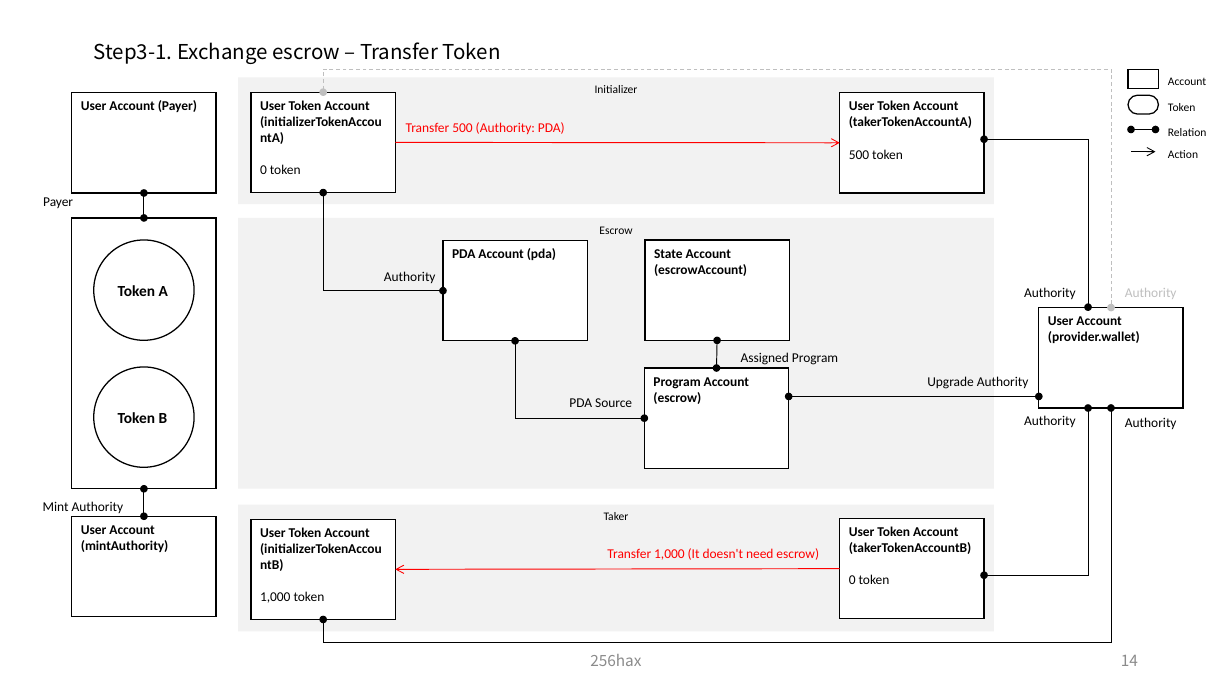
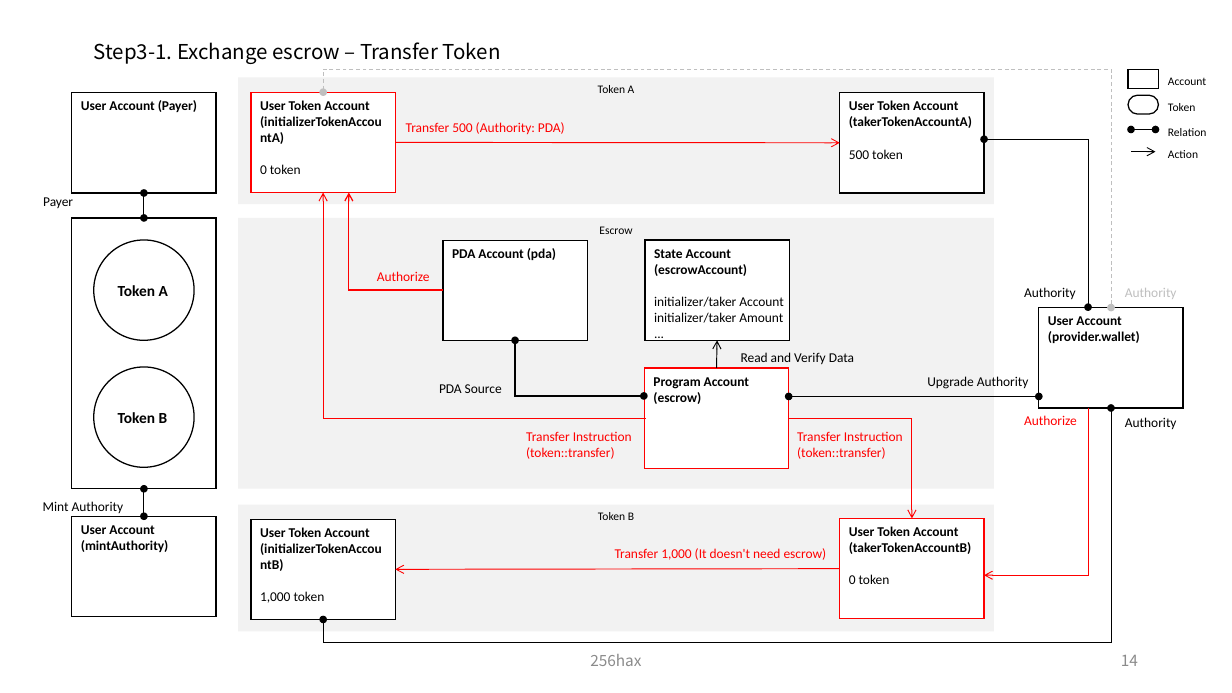
Before and after one commit to SmartGru25/Solana-React-Minimal, a slide deck: slide 15 of docs/Solana_Blockchain_Outline_Figure.pptx. Drawn at 1232x693 pixels with LibreOffice and Linux fonts; fonts in the diff are those of the drawing. Boxes give left, top, right and bottom in pixels: in the first picture for what was removed or moved away, otherwise in the second. Text is boxed around its words. In the diff, an @@ line names an element or a change of style, - is before the commit and + after.

Commit message:
docs: formatting escrow

```diff
--- a/docs/Solana_Blockchain_Outline_Figure.pptx
+++ b/docs/Solana_Blockchain_Outline_Figure.pptx
@@ text in rectangle at (x1=598, y1=85, x2=635, y2=93): text changed @@
-Initializer
+Token A
@@ elbow double arrow removed from (443, 291) to (323, 192) @@
@@ elbow arrow added from (646, 419) to (323, 192), #FF0000 0.75 pt @@
@@ freeform shape added at (x1=349, y1=192, x2=444, y2=290), outline #FF0000 1 pt @@
@@ text at (x1=377, y1=271, x2=430, y2=281): text changed; text colour #000000 to #FF0000 @@
-Authority
+Authorize
@@ text in rectangle at (x1=654, y1=296, x2=783, y2=323): paragraphs added @@
+initializer/taker Account
+initializer/taker Amount
+...
@@ elbow double arrow removed from (515, 341) to (644, 419) @@
@@ freeform shape added at (x1=515, y1=340, x2=643, y2=396), outline #000000 1 pt @@
@@ double arrow (717, 340) - (717, 368): double arrow to arrow @@
@@ text at (x1=741, y1=352, x2=854, y2=364): text changed @@
-Assigned Program
+Read and Verify Data
@@ text "PDA Source" moved from (x1=569, y1=398, x2=632, y2=407) to (x1=439, y1=384, x2=502, y2=393) @@
@@ outline #000000 1 pt to #FF0000 1 pt in 3 elements at (x1=251, y1=92, x2=396, y2=193), (x1=840, y1=518, x2=984, y2=619), (x1=644, y1=368, x2=788, y2=469) @@
@@ elbow arrow added from (789, 419) to (912, 518), #FF0000 0.75 pt @@
@@ freeform shape at (x1=984, y1=409, x2=1089, y2=576): outline #000000 0.75 pt to #FF0000 0.75 pt @@
@@ text at (x1=1024, y1=415, x2=1077, y2=425): text changed; text colour #000000 to #FF0000 @@
-Authority
+Authorize
@@ text added at (x1=526, y1=432, x2=632, y2=459), 10.5 pt, text #FF0000 @@
+Transfer Instruction
+(token::transfer)
@@ text added at (x1=797, y1=432, x2=903, y2=459), 10.5 pt, text #FF0000 @@
+Transfer Instruction
+(token::transfer)
@@ text in rectangle at (x1=598, y1=512, x2=634, y2=520): text changed @@
-Taker
+Token B
@@ text "Transfer 1,000 (It doesn't need ..." moved from (x1=607, y1=548, x2=819, y2=560) to (x1=615, y1=548, x2=827, y2=560) @@
```
Also in this commit, not shown: 5 other slides changed.
